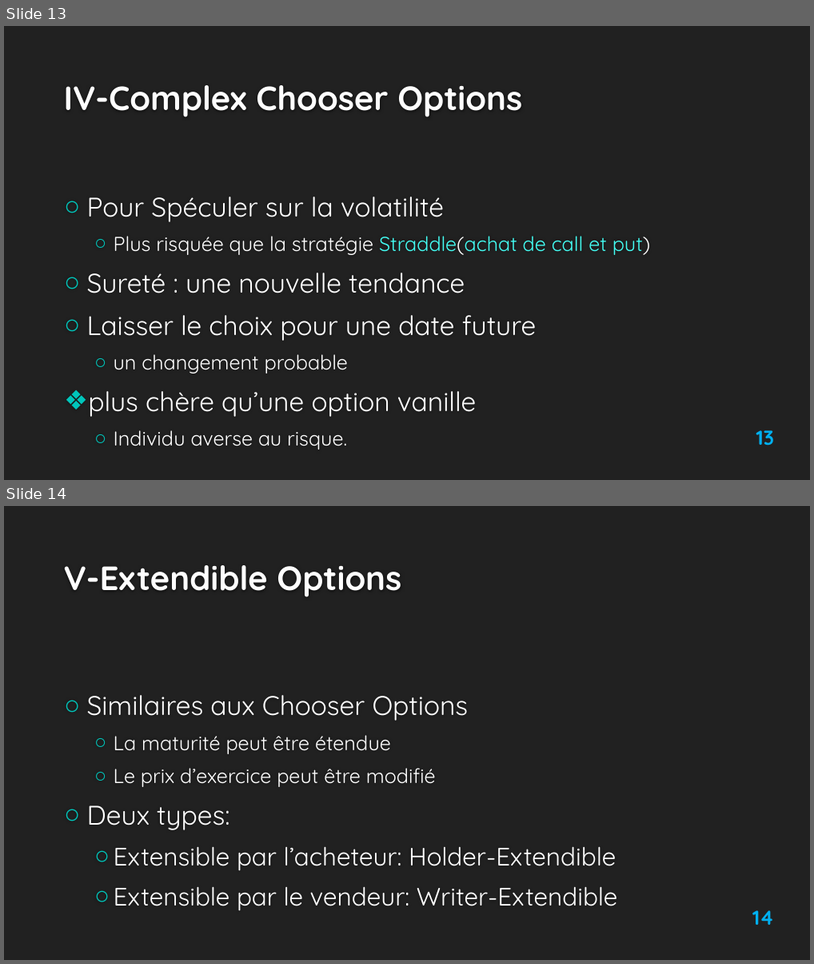
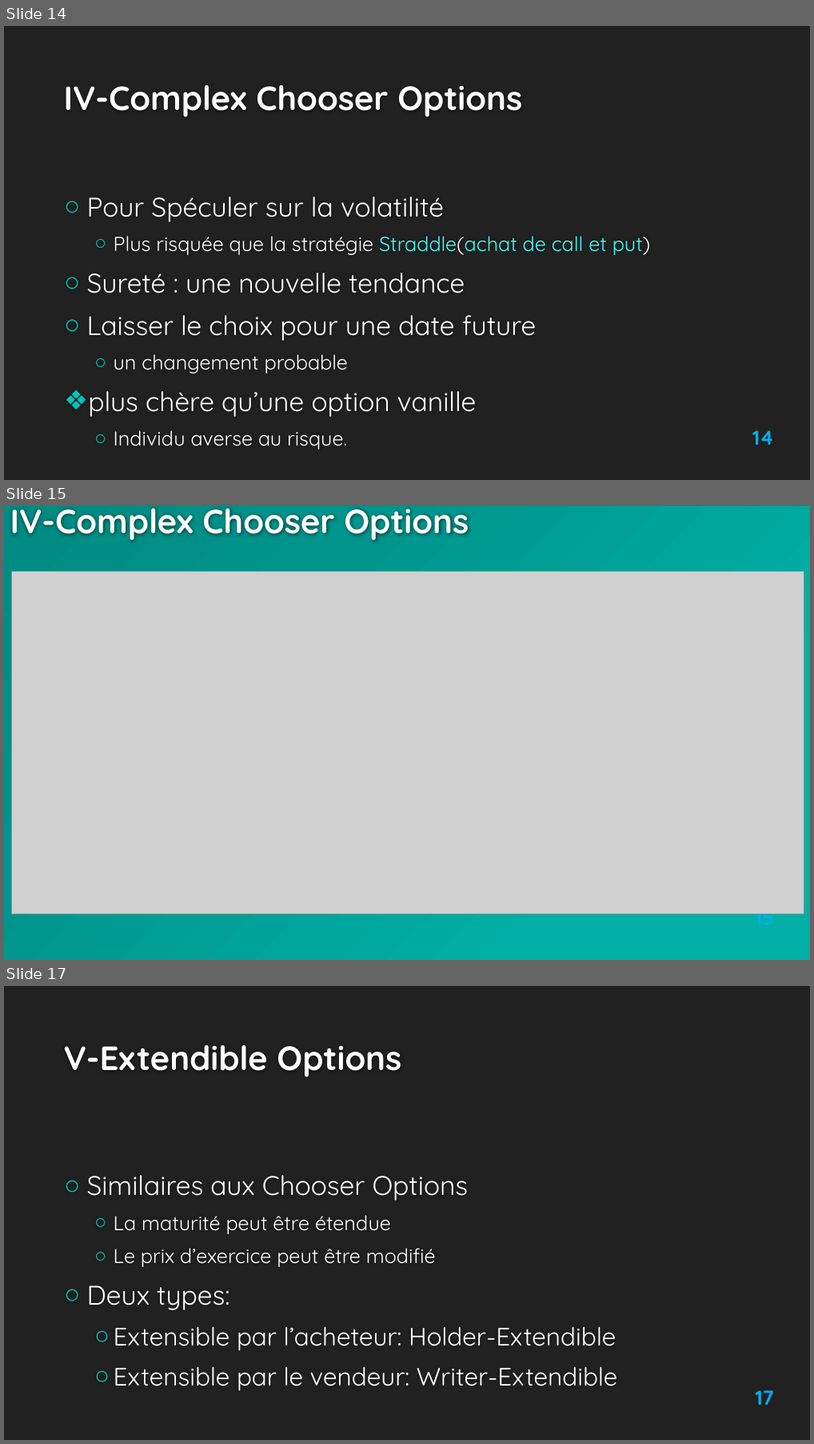
Before and after one commit to Ayadi07/Quantlib, a slide deck: report and presentation/QuantLib1.3 16-01-2014-modified version.pptx. Shown one above the other, each under a label of ours: slides 13 and 14 before the commit, slides 14, 15 and 17 after it; the slides between them are not shown. The pictures are 814x964 and 814x1444 pixels, drawn with LibreOffice and Linux fonts; fonts in the diff are those of the drawing; grey boxes stand for pictures; background and template pictures are left out. Boxes give left, top, right and bottom in pixels: in the first picture for what was removed or moved away, otherwise in the second. Text is boxed around its words. In the diff, an @@ line names an element or a change of style, - is before the commit and + after.

Commit message:
Final Presentation + slightly code edition
+partial and chooser::main:: display instructions
+partialTimeBarrier::arguments::validate()

```diff
--- a/report and presentation/QuantLib1.3 16-01-2014-modified version.pptx
+++ b/report and presentation/QuantLib1.3 16-01-2014-modified version.pptx
@@ slide 15 added at <box>4,506,810,960</box>, background gradient #00B0A6 to #00948C to #008B83 @@
@@ title added at <box>10,508,469,540</box>, 40 pt, text #FEFEFE, bold @@
+IV-Complex Chooser Options
@@ picture added at <box>11,572,804,914</box> @@
@@ page number added at <box>755,904,774,930</box>, 24 pt, text #00B0F0, bold @@
+15
@@ what was slide 13 is now slide 14 @@
@@ page number at <box>753,430,774,444</box>: text changed @@
-13
+14
@@ what was slide 14 is now slide 17 @@
@@ page number at <box>756,1390,775,1404</box>: text changed @@
-14
+17
```
Also in this commit, not shown: 1 slide changed, 2 other slides added, 3 other files.
